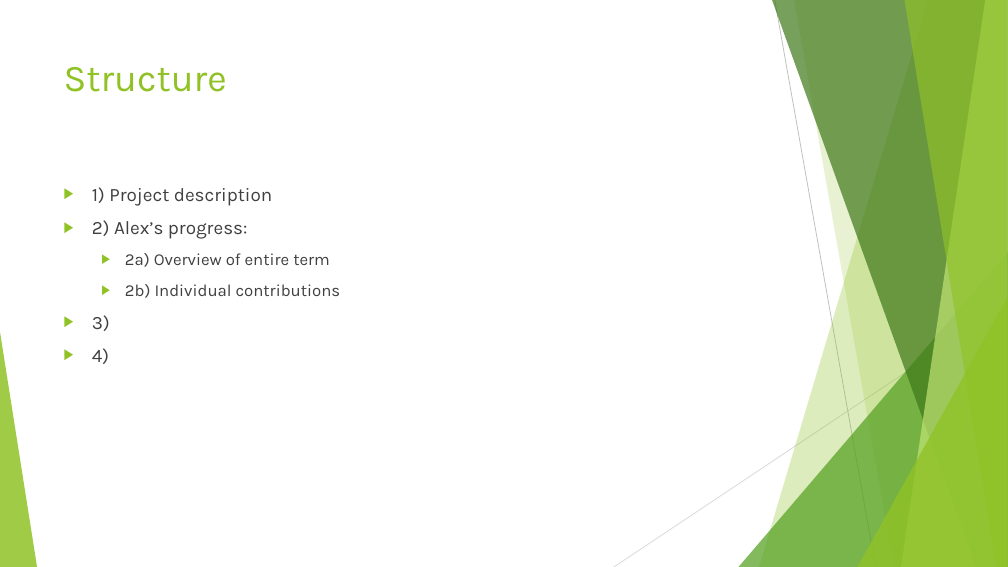
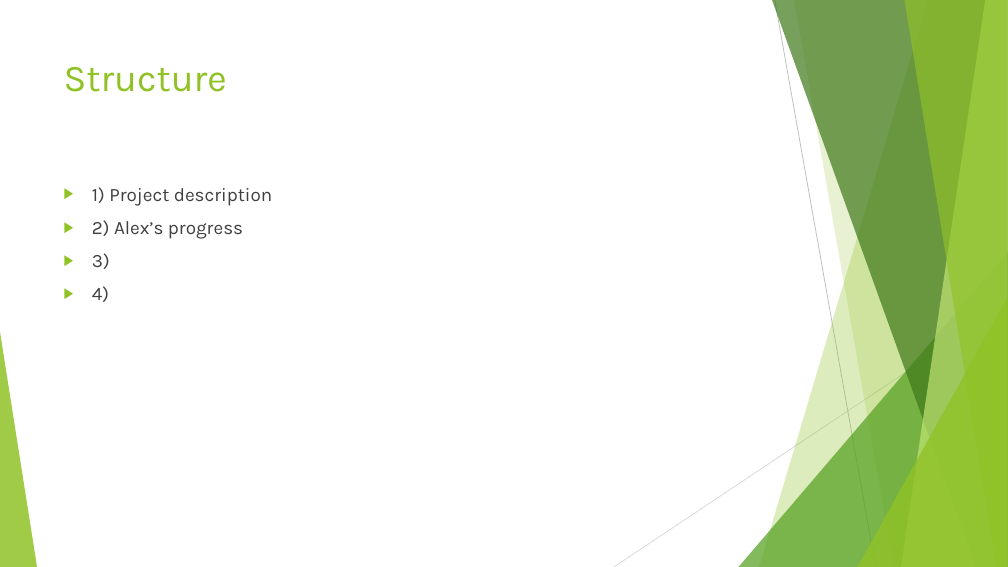
Before and after one commit to AlexDCraig/senior-capstone-project, a slide deck: slide 2 of progressreport.pptx. Drawn at 1008x567 pixels with LibreOffice and Linux fonts; fonts in the diff are those of the drawing. Boxes give left, top, right and bottom in pixels: in the first picture for what was removed or moved away, otherwise in the second. Text is boxed around its words. In the diff, an @@ line names an element or a change of style, - is before the commit and + after.

```diff
--- a/progressreport.pptx
+++ b/progressreport.pptx
@@ text at (x1=92, y1=220, x2=243, y2=239): text changed; size 16 to 18 pt @@
-▶ 2) Alex’s progress:
-  ▶ 2a) Overview of entire term
-  ▶ 2b) Individual contributions
+▶ 2) Alex’s progress
```
Also in this commit, not shown: 1 other slide changed, 2 slides added, 1 slide removed.
